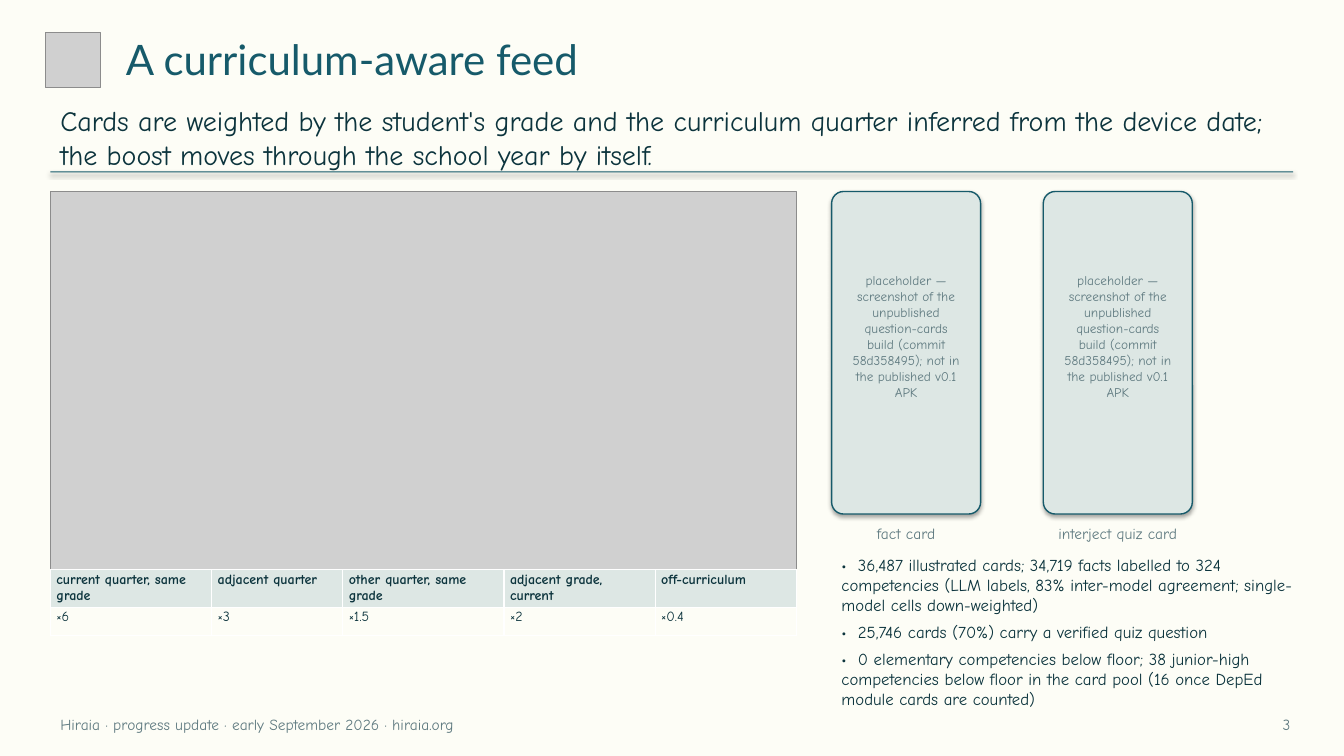
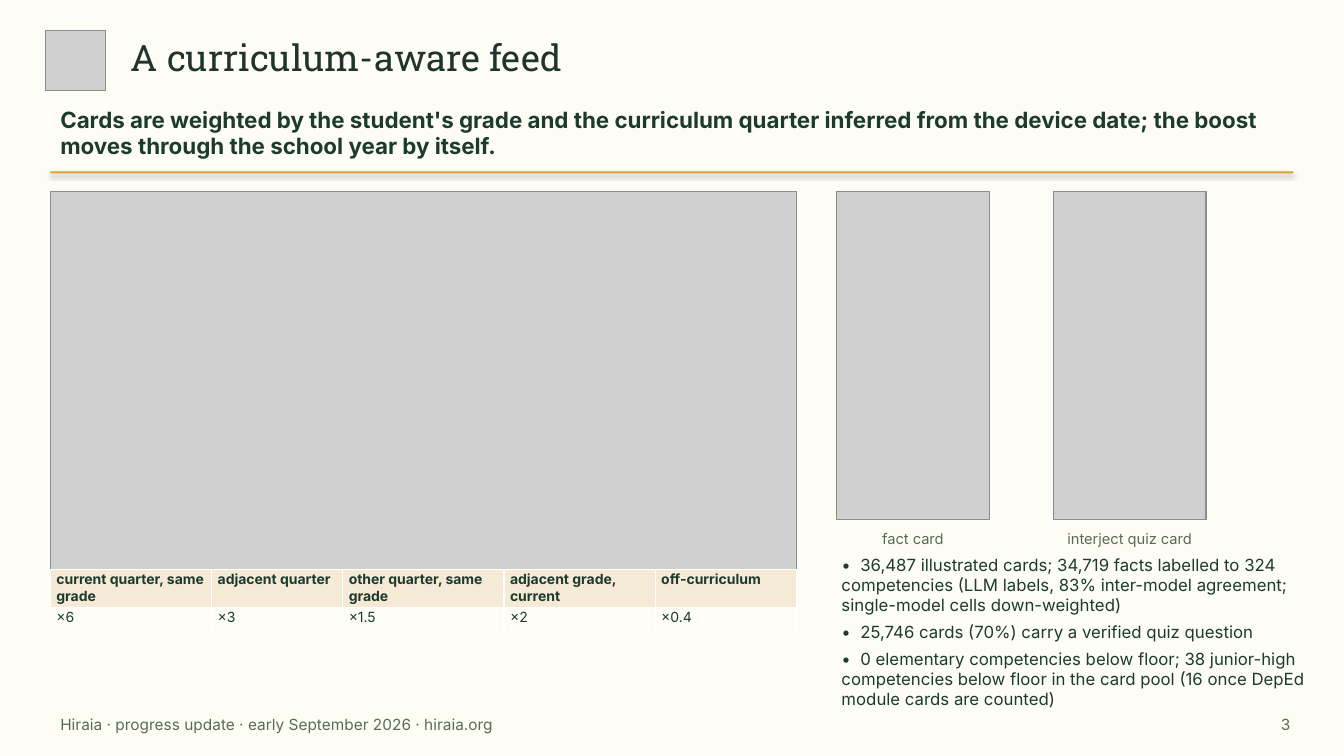
Before and after one commit to helloluis/hiraia, a slide deck: slide 3 of docs/deck/Hiraia-progress-update-2026-09.pptx. Drawn at 1344x756 pixels with LibreOffice and Linux fonts; fonts in the diff are those of the drawing; grey boxes stand for pictures. Boxes give left, top, right and bottom in pixels: in the first picture for what was removed or moved away, otherwise in the second. Text is boxed around its words. In the diff, an @@ line names an element or a change of style, - is before the commit and + after.

```diff
--- a/docs/deck/Hiraia-progress-update-2026-09.pptx
+++ b/docs/deck/Hiraia-progress-update-2026-09.pptx
@@ picture: place and size @@
-picture at <box>45,32,101,88</box>
+picture at <box>45,30,106,91</box>
@@ text "A curriculum-aware feed" at <box>131,43,562,72</box>: size 30 to 26 pt, font Lato to Roboto Slab, text colour #165A6A to #20342C @@
@@ text "Cards are weighted by the ..." at <box>60,111,1256,159</box>: size 20 to 16 pt, font Comic Neue to Inter, text colour #0C343D to #1C3B2E, bold on @@
@@ rectangle at <box>50,171,1294,173</box>: fill #165A6A to #D8A03A @@
@@ rounded rectangle removed at <box>832,192,981,514</box> @@
@@ picture added at <box>837,192,989,519</box> @@
@@ rounded rectangle removed at <box>1044,192,1193,514</box> @@
@@ picture added at <box>1054,192,1206,519</box> @@
@@ text removed at <box>853,276,959,397</box> @@
-placeholder — screenshot of the unpublished question-cards build (commit 58d358495); not in the published v0.1 APK
@@ text removed at <box>1064,276,1171,397</box> @@
-placeholder — screenshot of the unpublished question-cards build (commit 58d358495); not in the published v0.1 APK
@@ text "fact card" at <box>882,533,944,544</box>: size 11 to 10.5 pt, font Comic Neue to Inter, text colour #5F7A80 to #5B6B52 @@
@@ text "interject quiz card" at <box>1067,533,1192,547</box>: size 11 to 10.5 pt, font Comic Neue to Inter, text colour #5F7A80 to #5B6B52 @@
@@ text "interject quiz card": place and size @@
-text "interject quiz card" at <box>1058,528,1177,542</box>
+text "interject quiz card" at <box>1067,533,1192,547</box>
@@ text "• 36,487 illustrated cards; 34,719 ..." at <box>841,558,1305,708</box>: font Comic Neue to Inter, text colour #0C343D to #1C3B2E @@
@@ table at <box>50,570,797,626</box> @@
@@ fill #DDE7E4 to #F4EAD5 in row 1 @@
@@ font Comic Neue to Inter, text colour #0C343D to #1C3B2E @@
@@ text "Hiraia · progress update · ..." at <box>60,718,492,734</box>: font Comic Neue to Inter, text colour #5F7A80 to #5B6B52 @@
@@ text "3" at <box>1281,718,1291,730</box>: font Comic Neue to Inter, text colour #5F7A80 to #5B6B52 @@
```
Also in this commit, not shown: 5 other slides changed, 9 other files.
